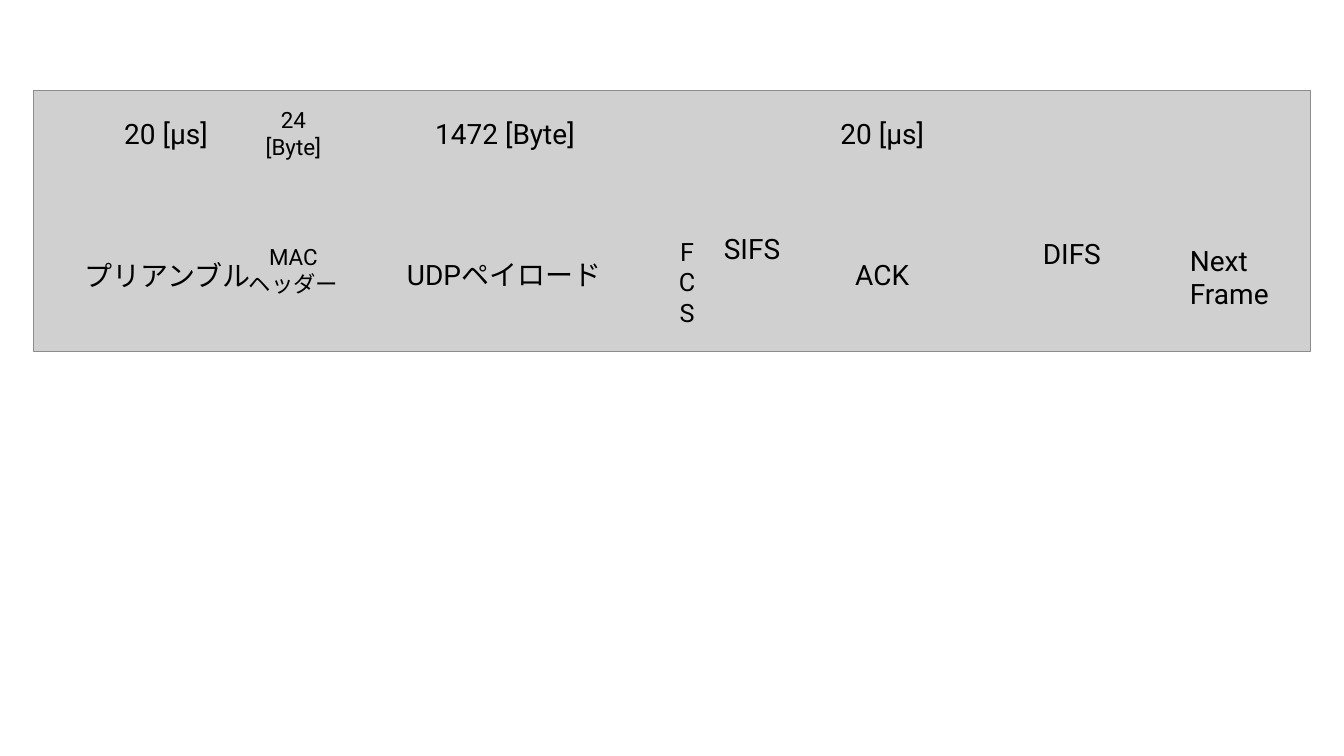
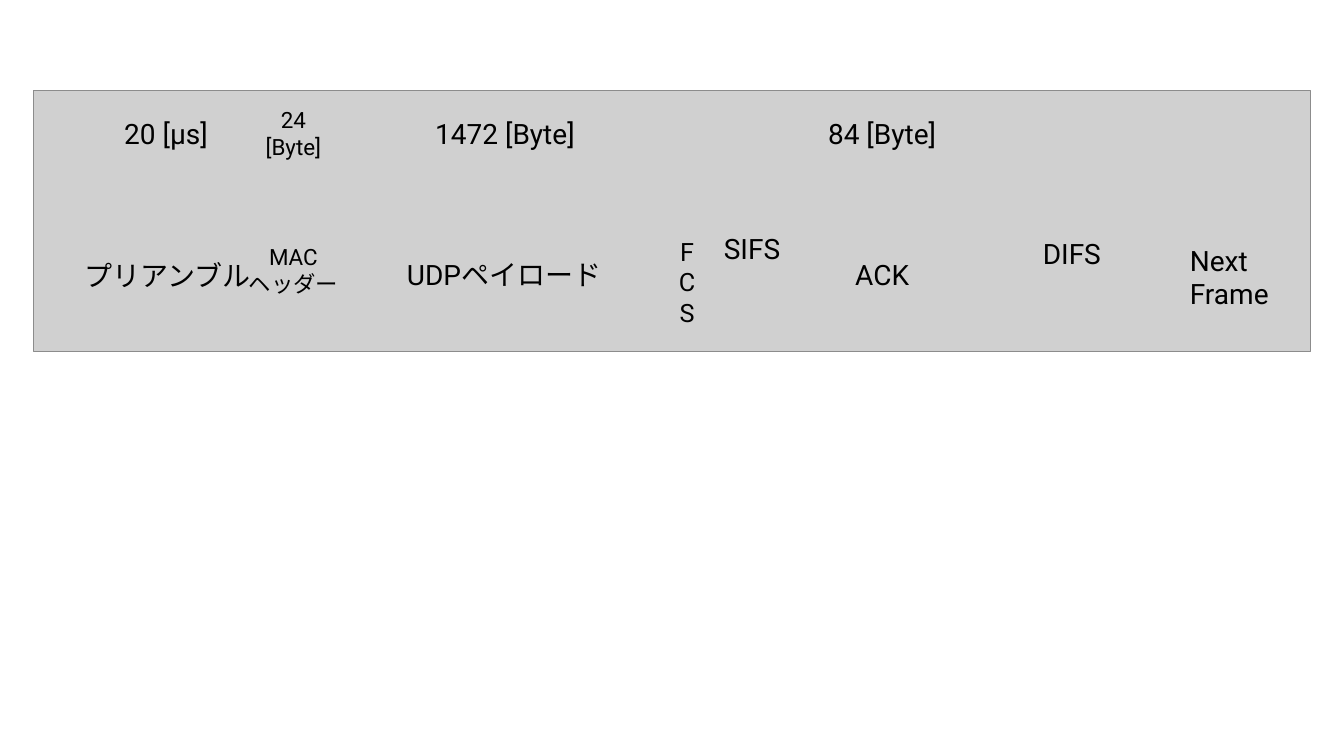
Before and after one commit to ShitaLab-TMCIT/IEEE802.11simulator, a slide deck: slide 2 of preprint/assets/asesets.pptx. Drawn at 1344x756 pixels with LibreOffice and Linux fonts; fonts in the diff are those of the drawing; grey boxes stand for pictures. Boxes give left, top, right and bottom in pixels: in the first picture for what was removed or moved away, otherwise in the second. Text is boxed around its words. In the diff, an @@ line names an element or a change of style, - is before the commit and + after.

```diff
--- a/preprint/assets/asesets.pptx
+++ b/preprint/assets/asesets.pptx
@@ text at <box>828,121,936,150</box>: text changed @@
-20 [μs]
+84 [Byte]
```
Also in this commit, not shown: 5 other files.
